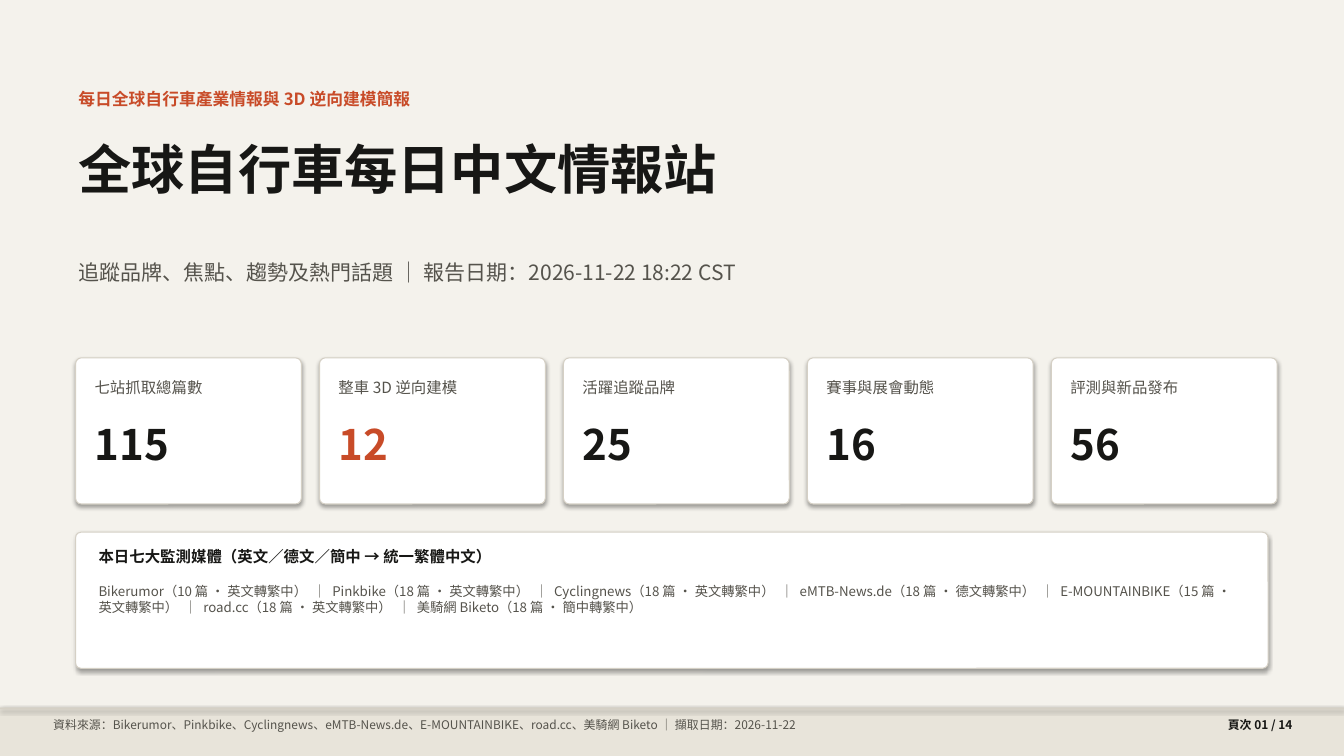
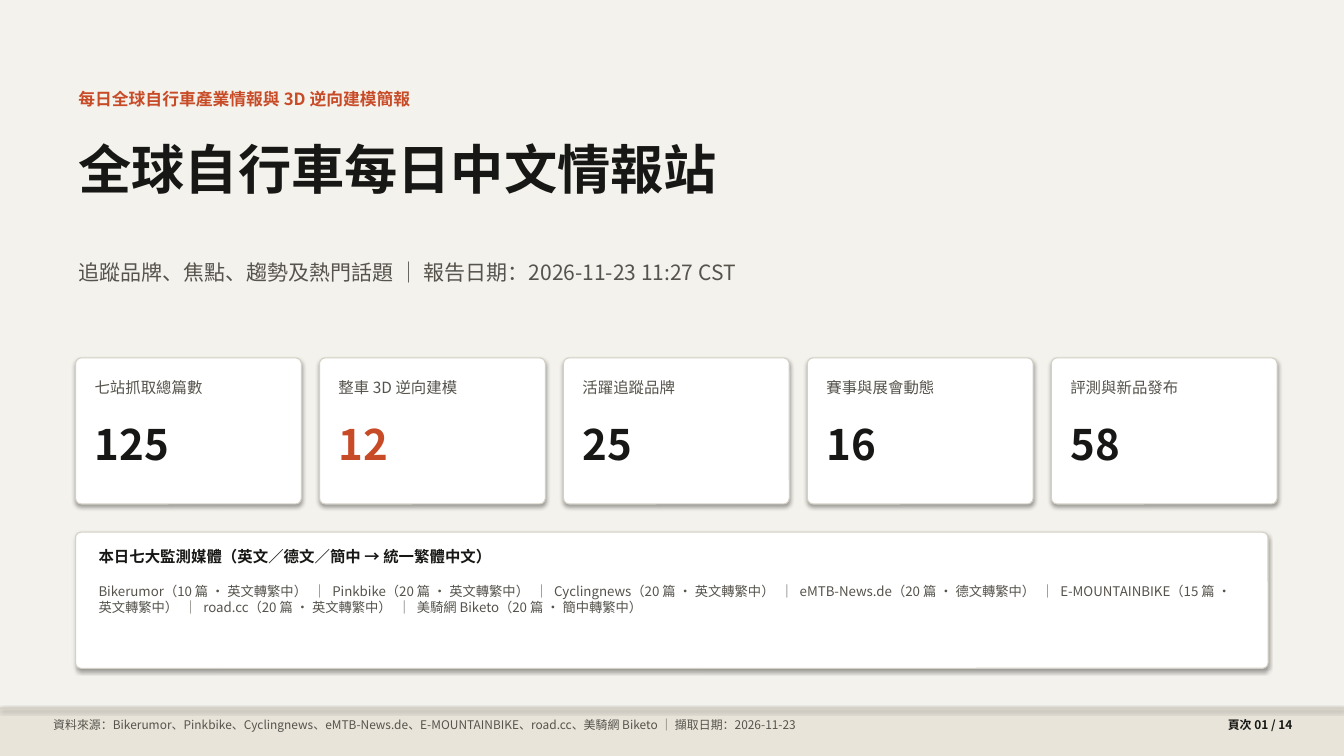
Before and after one commit to pc007ya/BikeResearch-Daily, a slide deck: slide 1 of docs/data/daily_briefing.pptx. Drawn at 1344x756 pixels with LibreOffice and Linux fonts; fonts in the diff are those of the drawing. Boxes give left, top, right and bottom in pixels: in the first picture for what was removed or moved away, otherwise in the second. Text is boxed around its words. In the diff, an @@ line names an element or a change of style, - is before the commit and + after.

```diff
--- a/docs/data/daily_briefing.pptx
+++ b/docs/data/daily_briefing.pptx
@@ text at (x1=78, y1=262, x2=735, y2=282): text changed @@
-追蹤品牌、焦點、趨勢及熱門話題 ｜ 報告日期：2026-11-22 18:22 CST
+追蹤品牌、焦點、趨勢及熱門話題 ｜ 報告日期：2026-11-23 11:27 CST
@@ text at (x1=95, y1=428, x2=169, y2=461): text changed @@
-115
+125
@@ text at (x1=1070, y1=428, x2=1120, y2=461): text changed @@
-56
+58
@@ text at (x1=99, y1=585, x2=1214, y2=613): text changed @@
-Bikerumor（10 篇 · 英文轉繁中） ｜ Pinkbike（18 篇 · 英文轉繁中） ｜ Cyclingnews（18 篇 · 英文轉繁中） ｜ eMTB-News.de（18 篇 · 德文轉繁中） ｜ E-MOUNTAINBIKE（15 篇 · 英文轉繁中） ｜ road.cc（18 篇 · 英文轉繁中） ｜ 美騎網 Biketo（18 篇 · 簡中轉繁中）
+Bikerumor（10 篇 · 英文轉繁中） ｜ Pinkbike（20 篇 · 英文轉繁中） ｜ Cyclingnews（20 篇 · 英文轉繁中） ｜ eMTB-News.de（20 篇 · 德文轉繁中） ｜ E-MOUNTAINBIKE（15 篇 · 英文轉繁中） ｜ road.cc（20 篇 · 英文轉繁中） ｜ 美騎網 Biketo（20 篇 · 簡中轉繁中）
@@ text at (x1=53, y1=719, x2=796, y2=732): text changed @@
-資料來源：Bikerumor、Pinkbike、Cyclingnews、eMTB-News.de、E-MOUNTAINBIKE、road.cc、美騎網 Biketo ｜ 擷取日期：2026-11-22
+資料來源：Bikerumor、Pinkbike、Cyclingnews、eMTB-News.de、E-MOUNTAINBIKE、road.cc、美騎網 Biketo ｜ 擷取日期：2026-11-23
```
Also in this commit, not shown: 13 other slides changed, 34 other files.
